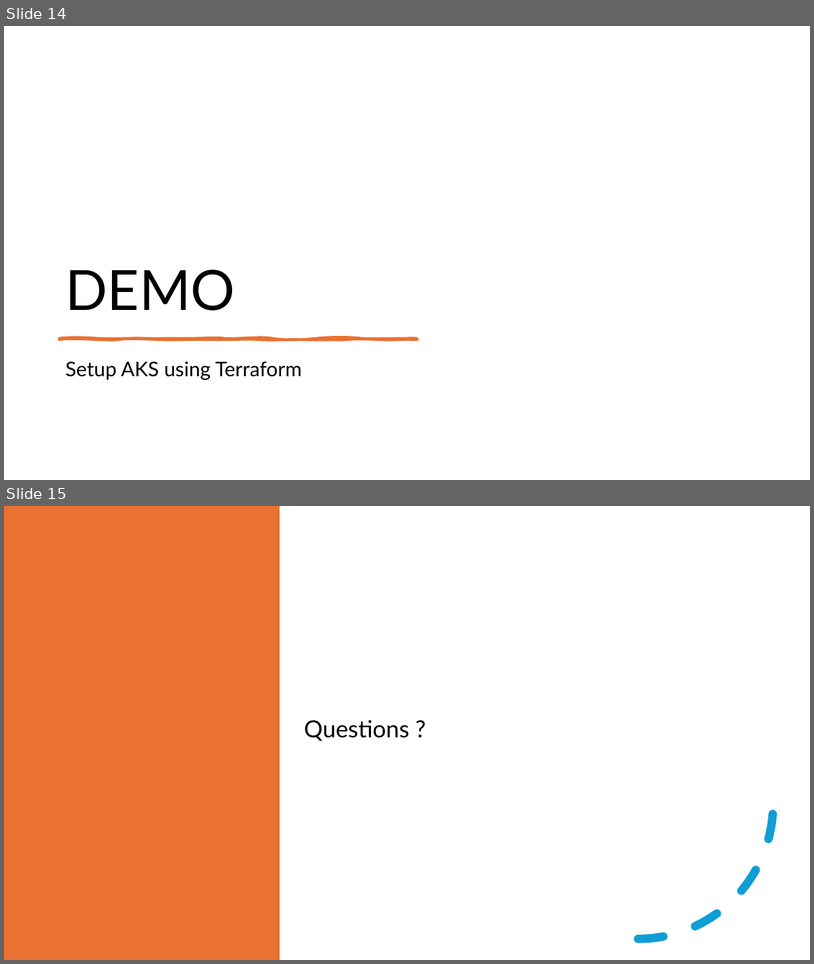
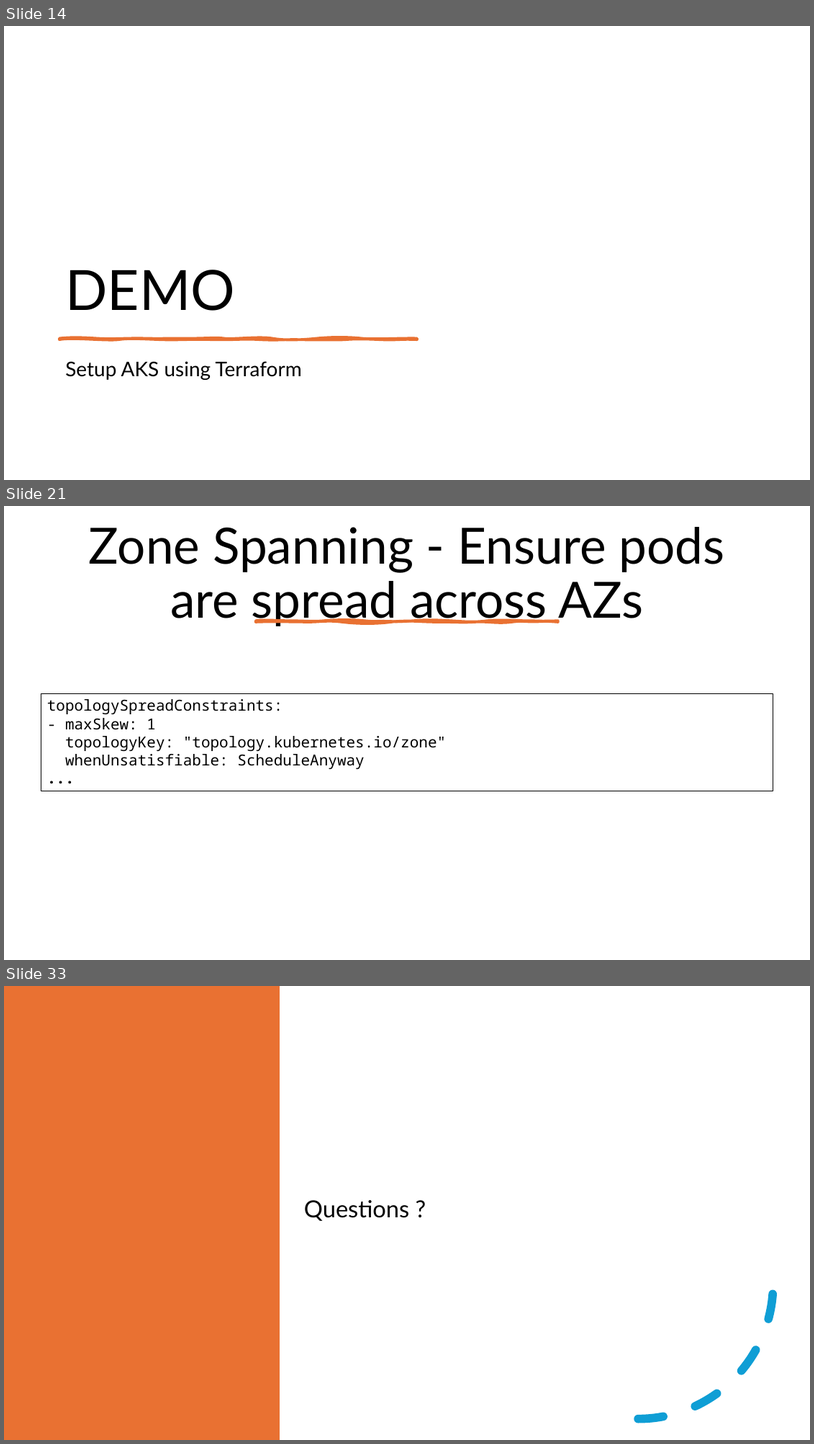
Before and after one commit to fhbilgen/AKSWorkshop, a slide deck: AKS_01_Core_and_Setup.pptx. Shown one above the other, each under a label of ours: slides 14 and 15 before the commit, slides 14, 21 and 33 after it; the slides between them are not shown. The pictures are 814x964 and 814x1444 pixels, drawn with LibreOffice and Linux fonts; fonts in the diff are those of the drawing. Boxes give left, top, right and bottom in pixels: in the first picture for what was removed or moved away, otherwise in the second. Text is boxed around its words. In the diff, an @@ line names an element or a change of style, - is before the commit and + after.

Commit message:
Completed the Zone and Private Cluster topics

```diff
--- a/AKS_01_Core_and_Setup.pptx
+++ b/AKS_01_Core_and_Setup.pptx
@@ slide 21 added at box(4, 506, 810, 960), background #FFFFFF @@
@@ title added at box(89, 527, 725, 626), 59.4 pt, text #000000 @@
+Zone Spanning - Ensure pods are spread across AZs
@@ freeform shape added at box(256, 621, 558, 622), fill #E97132, outline #E97132 3.25 pt @@
@@ rectangle added at box(41, 693, 773, 791), outline #000000 0.25 pt, 18 pt, text #000000 @@
+topologySpreadConstraints:
+- maxSkew: 1
+topologyKey: "topology.kubernetes.io/zone"
+whenUnsatisfiable: ScheduleAnyway
+...
@@ what was slide 15 is now slide 33 @@
```
Also in this commit, not shown: 17 other slides added, 11 other files.
